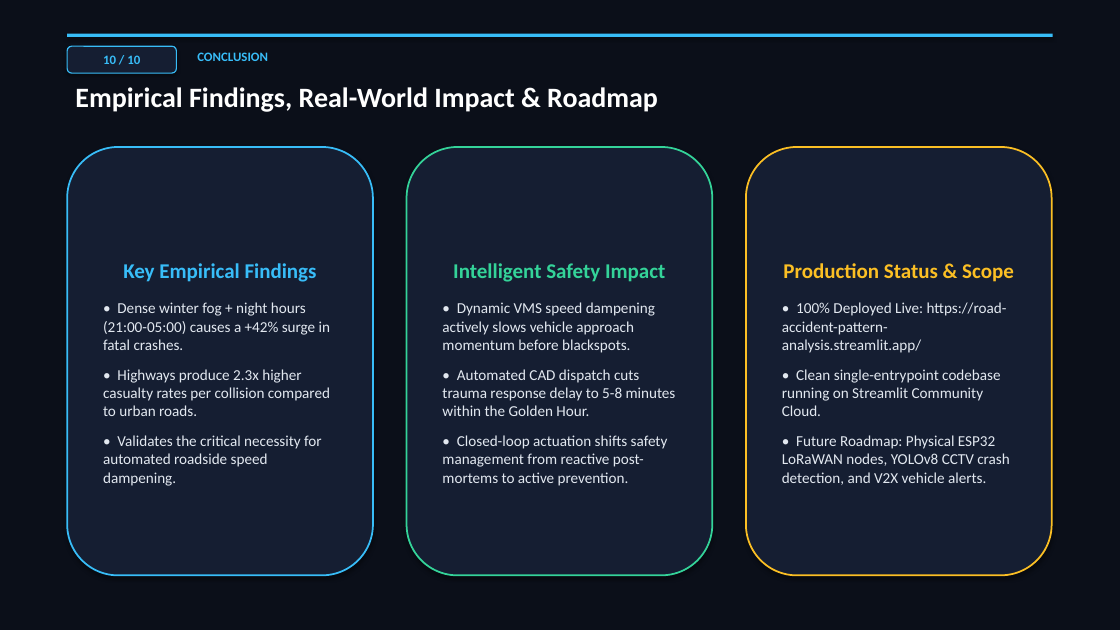
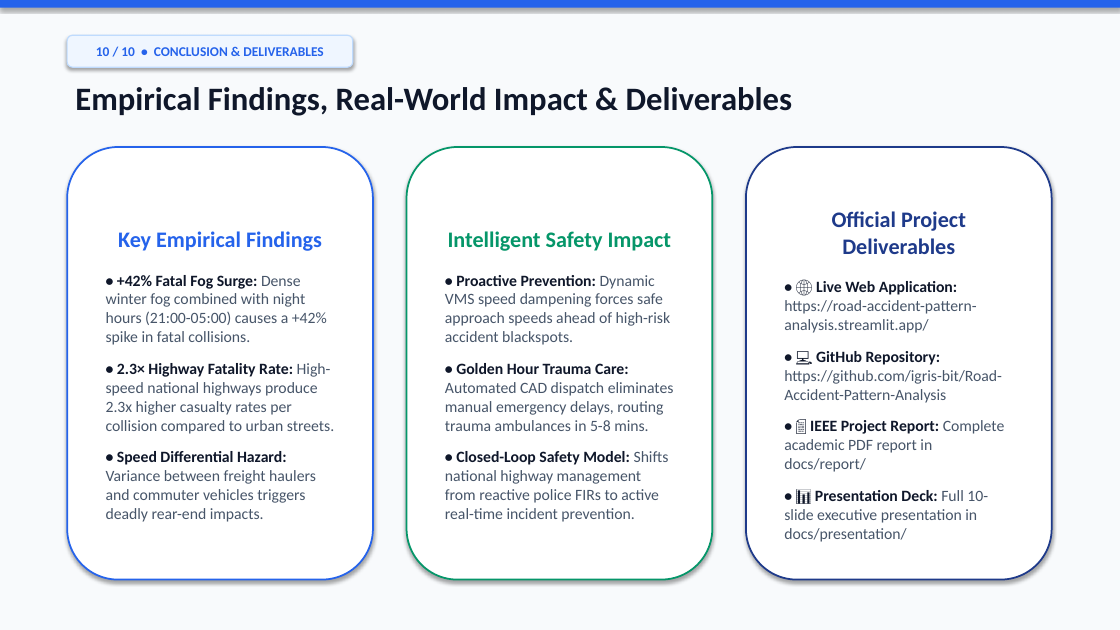
Before and after one commit to igris-bit/Road-Accident-Pattern-Analysis, a slide deck: slide 10 of docs/presentation/Road_Accident_Pattern_Analysis_Presentation.pptx. Drawn at 1120x630 pixels with LibreOffice and Linux fonts; fonts in the diff are those of the drawing. Boxes give left, top, right and bottom in pixels: in the first picture for what was removed or moved away, otherwise in the second. Text is boxed around its words. In the diff, an @@ line names an element or a change of style, - is before the commit and + after.

Commit message:
Update presentation to fresh clean tech theme, large readable typography, and dedicated member contribution slides

```diff
--- a/docs/presentation/Road_Accident_Pattern_Analysis_Presentation.pptx
+++ b/docs/presentation/Road_Accident_Pattern_Analysis_Presentation.pptx
@@ rectangle at (x1=0, y1=0, x2=1120, y2=630): fill #0B0F19 to #F8FAFC @@
@@ rectangle resized from (x1=67, y1=34, x2=1053, y2=37) to (x1=0, y1=0, x2=1120, y2=8) @@
@@ rectangle at (x1=0, y1=0, x2=1120, y2=8): fill #38BDF8 to #2563EB @@
@@ rounded rectangle "10 / 10 • CONCLUSION ..." resized from (x1=67, y1=46, x2=176, y2=73) to (x1=67, y1=35, x2=353, y2=67) @@
@@ rounded rectangle "10 / 10 • CONCLUSION ..." at (x1=67, y1=35, x2=353, y2=67): fill #151E32 to #EFF6FF; outline #38BDF8 1 pt to #BFDBFE 1 pt @@
@@ text in rounded rectangle at (x1=96, y1=47, x2=323, y2=56): text changed; size 11 to 11.5 pt; text colour #38BDF8 to #2563EB @@
-10 / 10
+10 / 10 • CONCLUSION & DELIVERABLES
@@ text removed at (x1=197, y1=52, x2=268, y2=61) @@
-CONCLUSION
@@ text at (x1=75, y1=87, x2=793, y2=116): text changed; size 24 to 28 pt; text colour #FFFFFF to #0F172A @@
-Empirical Findings, Real-World Impact & Roadmap
+Empirical Findings, Real-World Impact & Deliverables
@@ rounded rectangle "Key Empirical Findings" resized from (x1=67, y1=147, x2=373, y2=576) to (x1=67, y1=147, x2=373, y2=580) @@
@@ rounded rectangle "Key Empirical Findings" at (x1=67, y1=147, x2=373, y2=580): fill #151E32 to #FFFFFF; outline #38BDF8 1.5 pt to #2563EB 1.5 pt @@
@@ rounded rectangle "Intelligent Safety Impact" resized from (x1=407, y1=147, x2=712, y2=576) to (x1=407, y1=147, x2=712, y2=580) @@
@@ rounded rectangle "Intelligent Safety Impact" at (x1=407, y1=147, x2=712, y2=580): fill #151E32 to #FFFFFF; outline #34D399 1.5 pt to #059669 1.5 pt @@
@@ rounded rectangle "Official Project Deliverables" resized from (x1=746, y1=147, x2=1052, y2=576) to (x1=746, y1=147, x2=1052, y2=580) @@
@@ rounded rectangle "Official Project Deliverables" at (x1=746, y1=147, x2=1052, y2=580): fill #151E32 to #FFFFFF; outline #FBBF24 1.5 pt to #1E3A8A 1.5 pt @@
@@ text in rounded rectangle at (x1=118, y1=231, x2=322, y2=251): size 18 to 19 pt, text colour #38BDF8 to #2563EB in "Key Empirical Findings"; more space between paragraphs @@
@@ text in rounded rectangle at (x1=448, y1=231, x2=672, y2=251): size 18 to 19 pt, text colour #34D399 to #059669 in "Intelligent Safety Impact"; more space between paragraphs @@
@@ text in rounded rectangle at (x1=784, y1=211, x2=1005, y2=542): text changed; size 13 to 13.5 pt; text colour #E2E8F0 to #475569 @@
-Production Status & Scope
-• 100% Deployed Live: https://road-accident-pattern-analysis.streamlit.app/
-• Clean single-entrypoint codebase running on Streamlit Community Cloud.
-• Future Roadmap: Physical ESP32 LoRaWAN nodes, YOLOv8 CCTV crash detection, and V2X vehicle alerts.
+Official Project Deliverables
+• 🌐 Live Web Application: https://road-accident-pattern-analysis.streamlit.app/
+• 💻 GitHub Repository: https://github.com/igris-bit/Road-Accident-Pattern-Analysis
+• 📄 IEEE Project Report: Complete academic PDF report in docs/report/
+• 📊 Presentation Deck: Full 10-slide executive presentation in docs/presentation/
@@ text in rounded rectangle at (x1=106, y1=275, x2=334, y2=522): text changed; size 13 to 13.5 pt; text colour #E2E8F0 to #475569 @@
-• Dense winter fog + night hours (21:00-05:00) causes a +42% surge in fatal crashes.
-• Highways produce 2.3x higher casualty rates per collision compared to urban roads.
-• Validates the critical necessity for automated roadside speed dampening.
+• +42% Fatal Fog Surge: Dense winter fog combined with night hours (21:00-05:00) causes a +42% spike in fatal collisions.
+• 2.3× Highway Fatality Rate: High-speed national highways produce 2.3x higher casualty rates per collision compared to urban streets.
+• Speed Differential Hazard: Variance between freight haulers and commuter vehicles triggers deadly rear-end impacts.
@@ text in rounded rectangle at (x1=445, y1=275, x2=674, y2=522): text changed; size 13 to 13.5 pt; text colour #E2E8F0 to #475569 @@
-• Dynamic VMS speed dampening actively slows vehicle approach momentum before blackspots.
-• Automated CAD dispatch cuts trauma response delay to 5-8 minutes within the Golden Hour.
-• Closed-loop actuation shifts safety management from reactive post-mortems to active prevention.
+• Proactive Prevention: Dynamic VMS speed dampening forces safe approach speeds ahead of high-risk accident blackspots.
+• Golden Hour Trauma Care: Automated CAD dispatch eliminates manual emergency delays, routing trauma ambulances in 5-8 mins.
+• Closed-Loop Safety Model: Shifts national highway management from reactive police FIRs to active real-time incident prevention.
```
Also in this commit, not shown: 8 other slides changed, 1 slide added, 1 slide removed, 1 other file.
